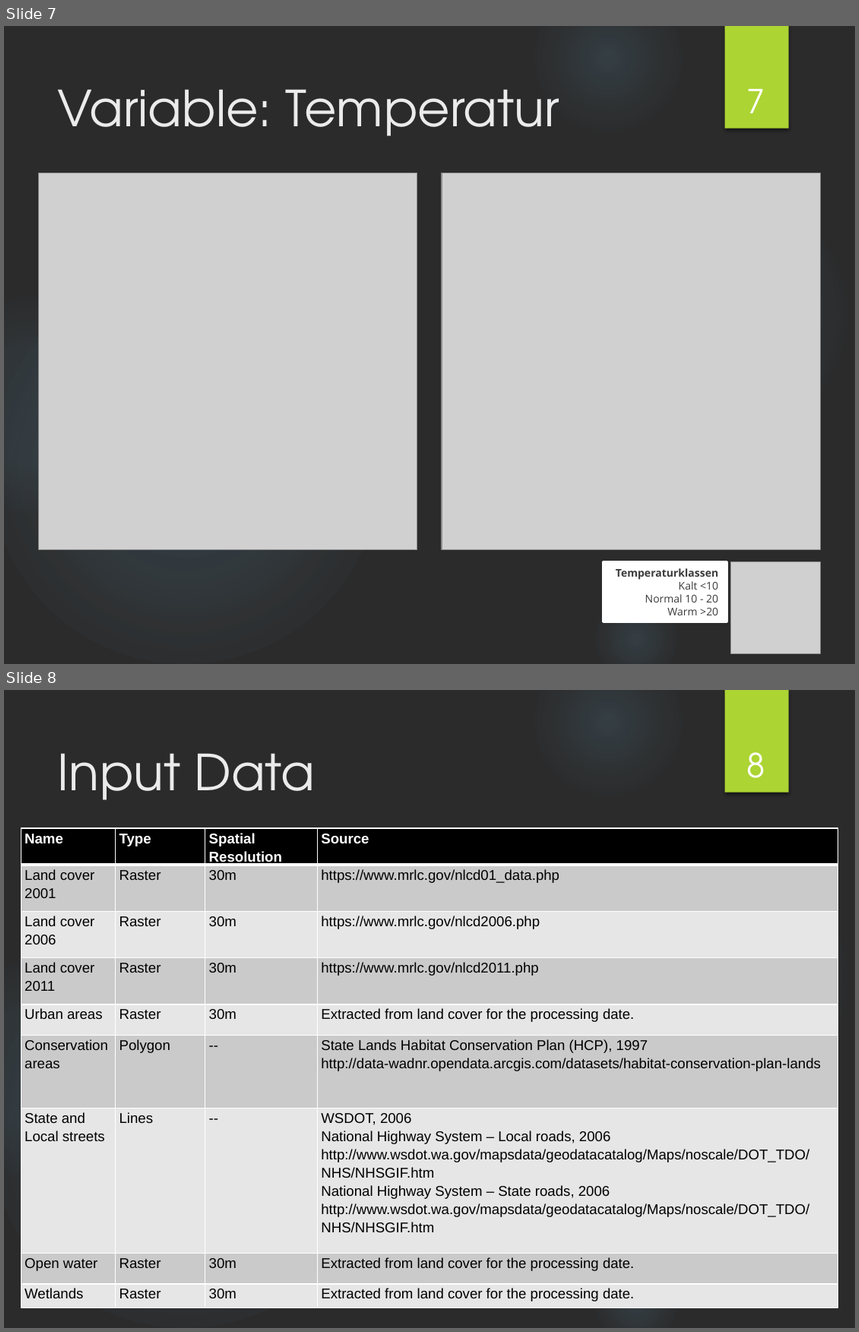
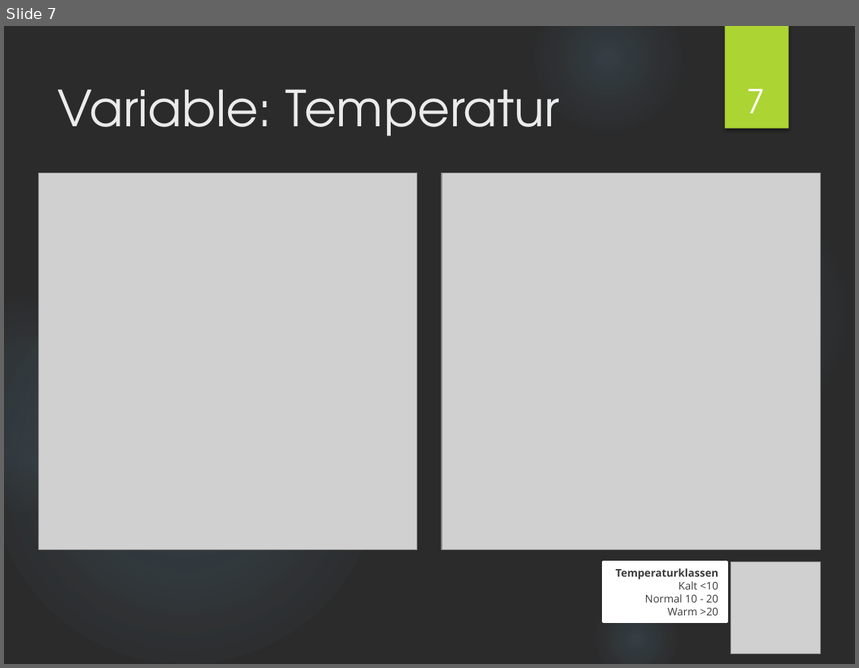
Before and after one commit to lindenau-tobias/Data-Science-Gruppe-2-Teamordner, a slide deck: Daten zusammentragen für die Abgabe/Präsentation/Presentation_01.pptx. Shown one above the other, each under a label of ours: slides 7 and 8 before the commit, slide 7 after it. The pictures are 859x1332 and 859x668 pixels, drawn with LibreOffice and Linux fonts; fonts in the diff are those of the drawing; grey boxes stand for pictures; background and template pictures are left out; a plain dark background stands for a picture behind light text. Boxes give left, top, right and bottom in pixels: in the first picture for what was removed or moved away, otherwise in the second. Text is boxed around its words. In the diff, an @@ line names an element or a change of style, - is before the commit and + after.

```diff
--- a/Daten zusammentragen für die Abgabe/Präsentation/Presentation_01.pptx
+++ b/Daten zusammentragen für die Abgabe/Präsentation/Presentation_01.pptx
@@ slide 8 removed at bbox=[4, 690, 855, 1328], background picture (left out); not listed: 6 template elements that a slide beside it also shows @@
@@ title removed at bbox=[58, 753, 315, 800] @@
-Input Data
@@ page number removed at bbox=[747, 752, 766, 793] @@
-8
@@ table removed at bbox=[21, 828, 838, 1309], 9 rows, 4 columns @@
-Name | Type | Spatial Resolution | Source
-Land cover 2001 | Raster | 30m | https://www.mrlc.gov/nlcd01_data.php
-Land cover 2006 | Raster | 30m | https://www.mrlc.gov/nlcd2006.php
-Land cover 2011 | Raster | 30m | https://www.mrlc.gov/nlcd2011.php
-Urban areas | Raster | 30m | Extracted from land cover for the processing date.
-Conservation areas | Polygon | -- | State Lands Habitat Conservation Plan (HCP), 1997 / http://data-wadnr.opendata.arcgis.com/datasets/habitat-conservation-plan-lands
-State and Local streets | Lines | -- | WSDOT, 2006 / National Highway System – Local roads, 2006 / http://www.wsdot.wa.gov/mapsdata/geodatacatalog/Maps/noscale/DOT_TDO/NHS/NHSGIF.htm / National Highway System – State roads, 2006 / http://www.wsdot.wa.gov/mapsdata/geodatacatalog/Maps/noscale/DOT_TDO/NHS/NHSGIF.htm
-Open water | Raster | 30m | Extracted from land cover for the processing date.
-Wetlands | Raster | 30m | Extracted from land cover for the processing date.
```
Also in this commit, not shown: 2 slides changed, 1 slide added, 9 other files.
